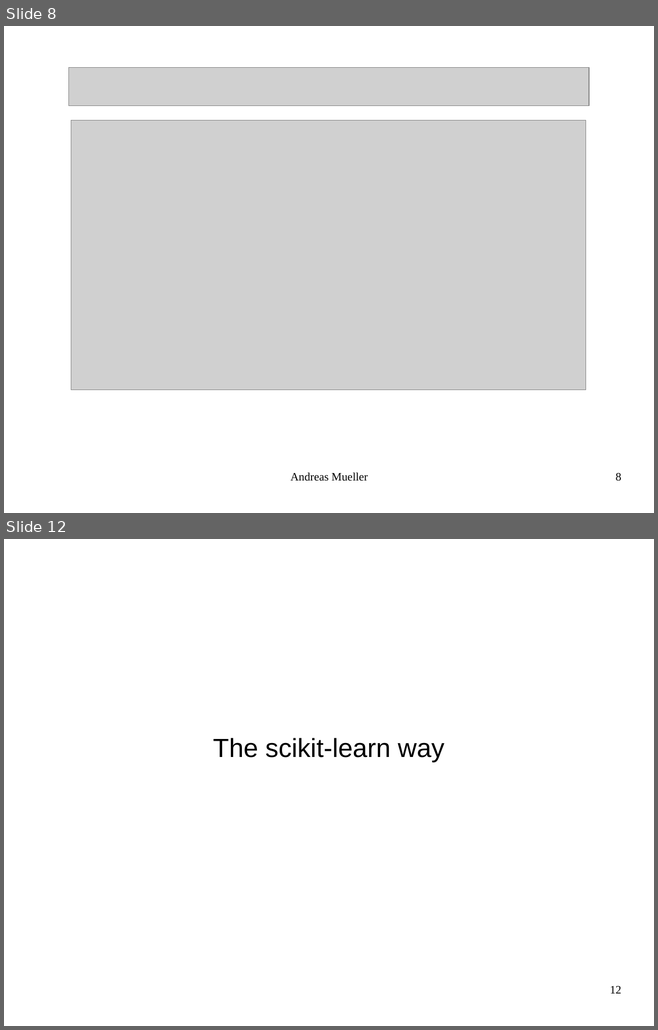
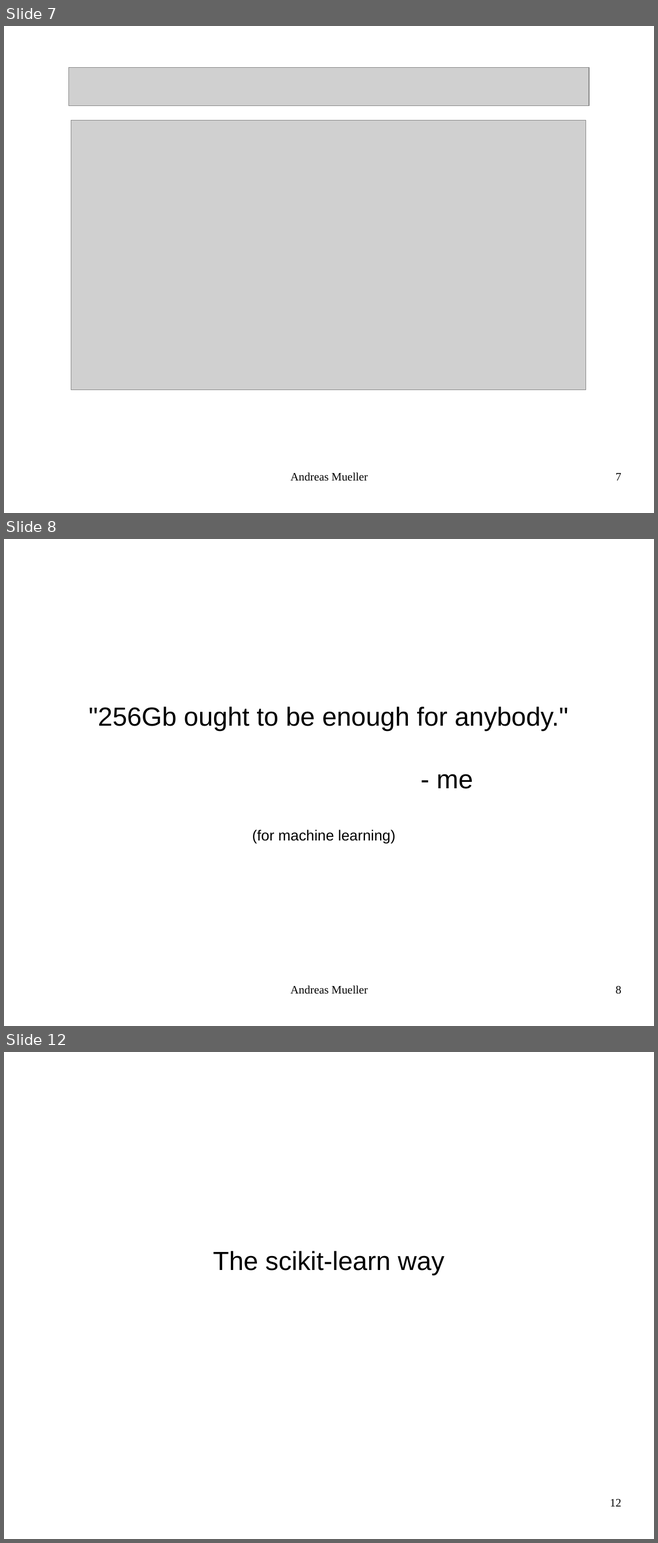
Before and after one commit to amueller/talks_odt, a slide deck: large-scale-non-linear-learning-pygotham-2015.odp. Shown one above the other, each under a label of ours: slides 8 and 12 before the commit, slides 7, 8 and 12 after it; the slides between them are not shown. The pictures are 658x1030 and 658x1543 pixels, drawn with LibreOffice and Linux fonts; fonts in the diff are those of the drawing; grey boxes stand for pictures. Boxes give left, top, right and bottom in pixels: in the first picture for what was removed or moved away, otherwise in the second. Text is boxed around its words. In the diff, an @@ line names an element or a change of style, - is before the commit and + after.

```diff
--- a/large-scale-non-linear-learning-pygotham-2015.odp
+++ b/large-scale-non-linear-learning-pygotham-2015.odp
@@ slide 8 added at box(4, 539, 654, 1026), background #FFFFFF @@
@@ subtitle added at box(89, 707, 568, 789), 32 pt, text #000000 @@
+"256Gb ought to be enough for anybody."
+- me
@@ text added at box(252, 830, 396, 843), 18 pt, text #000000 @@
+(for machine learning)
@@ text added at box(291, 986, 368, 994), 14 pt, text #000000 @@
+Andreas Mueller
@@ page number added at box(615, 986, 621, 994), 14 pt, text #000000 @@
+8
@@ what was slide 8 is now slide 7 @@
@@ page number at box(615, 473, 621, 481): text changed @@
-8
+7
```
Also in this commit, not shown: 12 slides changed, 3 other slides added, 2 slides removed.
